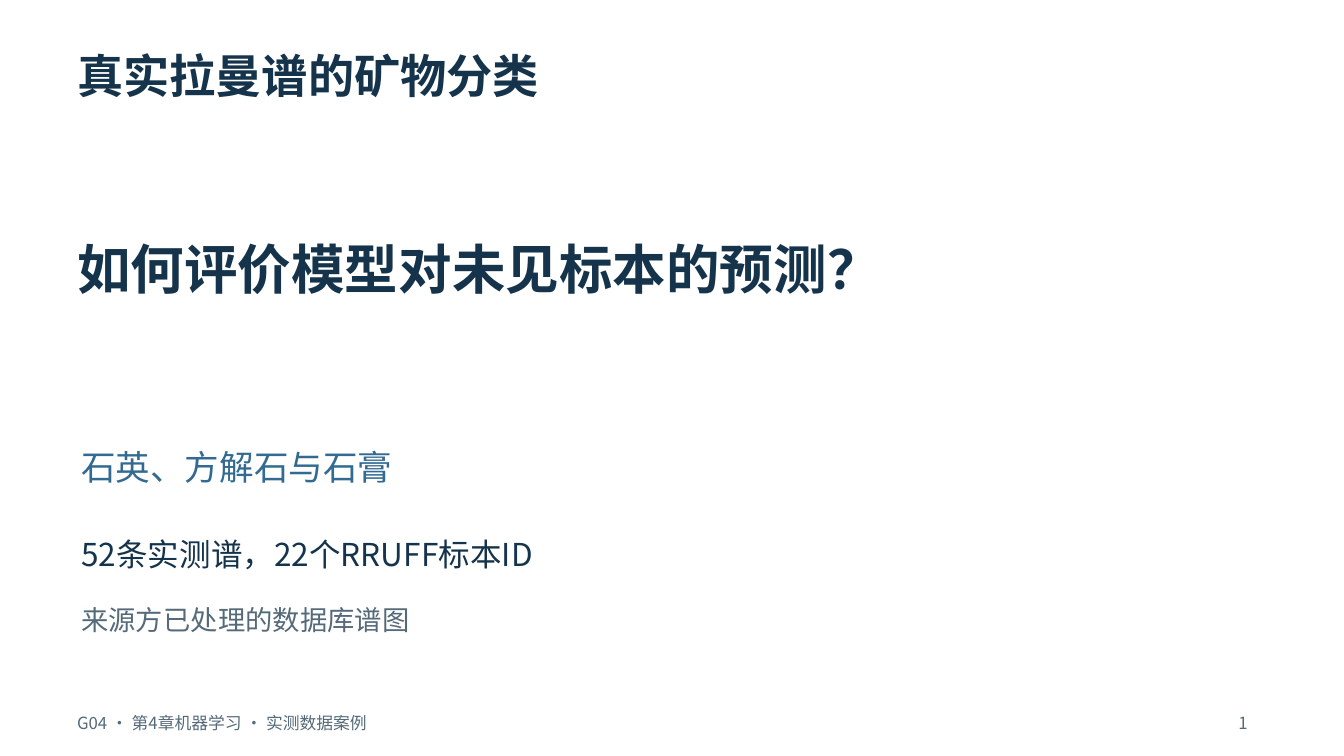
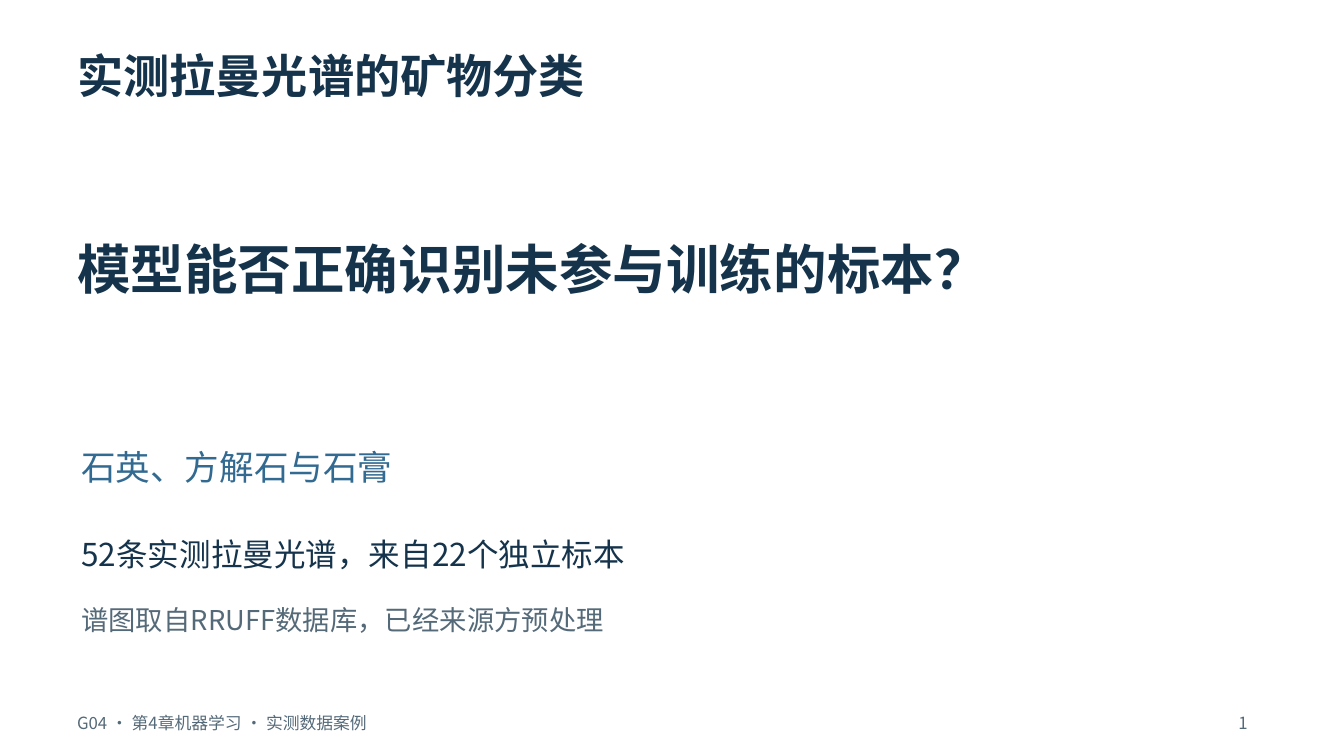
Before and after one commit to hachimi-rabbit/intelligent-analytical-chemistry, a slide deck: slide 1 of resources/annual/2026-2027/student-reports/ch04/G04-Raman-Real-Report.pptx. Drawn at 1344x756 pixels with LibreOffice and Linux fonts; fonts in the diff are those of the drawing. Boxes give left, top, right and bottom in pixels: in the first picture for what was removed or moved away, otherwise in the second. Text is boxed around its words. In the diff, an @@ line names an element or a change of style, - is before the commit and + after.

```diff
--- a/resources/annual/2026-2027/student-reports/ch04/G04-Raman-Real-Report.pptx
+++ b/resources/annual/2026-2027/student-reports/ch04/G04-Raman-Real-Report.pptx
@@ text at (77,53,585,97): text changed @@
-真实拉曼谱的矿物分类
+实测拉曼光谱的矿物分类
@@ text at (77,243,988,294): text changed @@
-如何评价模型对未见标本的预测？
+模型能否正确识别未参与训练的标本？
@@ text at (81,539,625,569): text changed @@
-52条实测谱，22个RRUFF标本ID
+52条实测拉曼光谱，来自22个独立标本
@@ text at (81,607,604,633): text changed @@
-来源方已处理的数据库谱图
+谱图取自RRUFF数据库，已经来源方预处理
```
Also in this commit, not shown: 9 other slides changed, 2 slides added, 2 slides removed, 5 other files.
